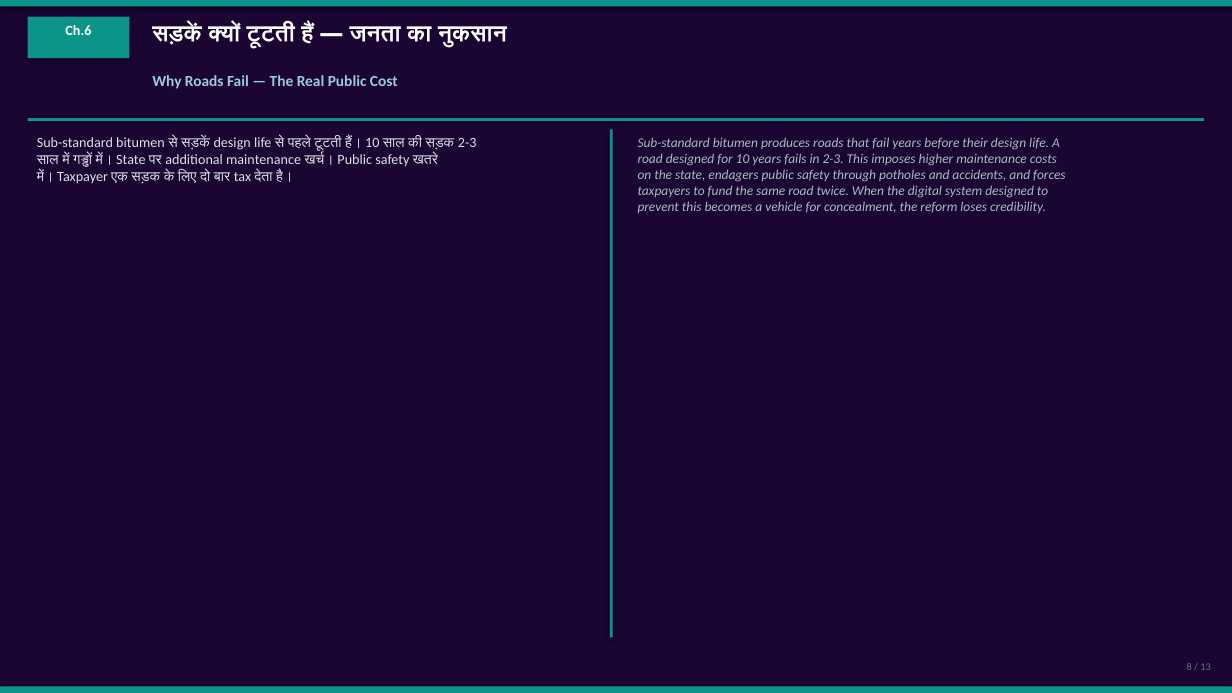
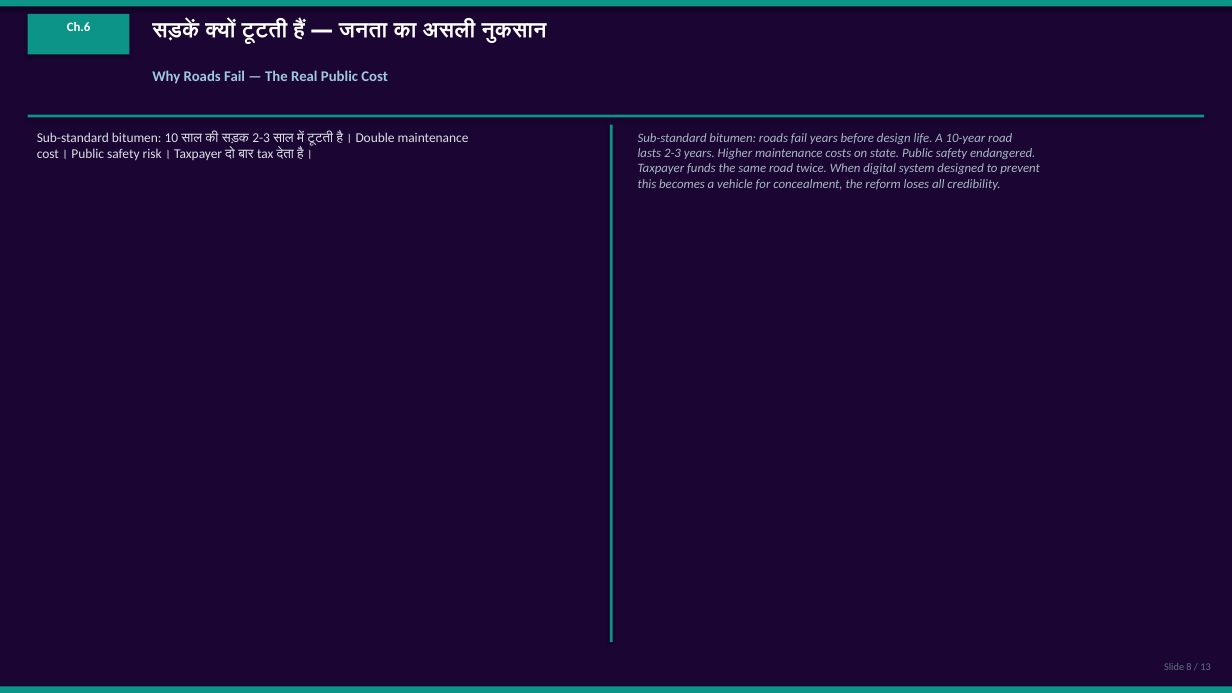
Before and after one commit to CRAJKUMARSINGH/News-Article-Elaborator, a slide deck: slide 8 of artifacts/rajasthan-ifms-crisis/PWD-eMB-Corruption-Investigation.pptx. Drawn at 1232x693 pixels with LibreOffice and Linux fonts; fonts in the diff are those of the drawing. Boxes give left, top, right and bottom in pixels: in the first picture for what was removed or moved away, otherwise in the second. Text is boxed around its words. In the diff, an @@ line names an element or a change of style, - is before the commit and + after.

Commit message:
Clean full regeneration — all exports rewritten from scratch
- Deleted old generate_exports.py + regen_emb.py approach
- New print_all.py: single clean script, all 14 chapters in IFMS
  article + 13 chapters in eMB article fully regenerated
- Cache cleared before run
- All 6 files rebuilt: DOCX 39KB, PDF 12KB, PPTX 59KB (IFMS)
  and DOCX 38KB, PDF 9KB, PPTX 52KB (eMB)
- PPTX now has improved cover, facts grid, chapter slides with
  Hindi/English two-column layout, and updated CTA closing slide
  with impunity architecture quote

```diff
--- a/artifacts/rajasthan-ifms-crisis/PWD-eMB-Corruption-Investigation.pptx
+++ b/artifacts/rajasthan-ifms-crisis/PWD-eMB-Corruption-Investigation.pptx
@@ text "Ch.6" at [67, 22, 91, 31]: size 11 to 10 pt @@
@@ text at [152, 20, 547, 44]: text changed; size 18 to 17 pt @@
-सड़कें क्यों टूटती हैं — जनता का नुकसान
+सड़कें क्यों टूटती हैं — जनता का असली नुकसान
@@ text "Why Roads Fail — The ..." at [152, 70, 388, 84]: size 12 to 11.5 pt @@
@@ rectangle: place and size @@
-rectangle at [28, 118, 1204, 121]
+rectangle at [28, 115, 1204, 117]
@@ text at [37, 132, 469, 160]: text changed; size 11 to 10.5 pt; text colour #DCE1E6 to #DAE0E6 @@
-Sub-standard bitumen से सड़कें design life से पहले टूटती हैं। 10 साल की सड़क 2-3
-साल में गड्ढों में। State पर additional maintenance खर्च। Public safety खतरे
-में। Taxpayer एक सड़क के लिए दो बार tax देता है।
+Sub-standard bitumen: 10 साल की सड़क 2-3 साल में टूटती है। Double maintenance
+cost। Public safety risk। Taxpayer दो बार tax देता है।
@@ rectangle: place and size @@
-rectangle at [610, 129, 613, 638]
+rectangle at [610, 125, 613, 642]
@@ text at [638, 133, 1040, 190]: text changed; size 10.5 to 10 pt; text colour #AAB9C3 to #A8B9C3 @@
-Sub-standard bitumen produces roads that fail years before their design life. A
-road designed for 10 years fails in 2-3. This imposes higher maintenance costs
-on the state, endagers public safety through potholes and accidents, and forces
-taxpayers to fund the same road twice. When the digital system designed to
-prevent this becomes a vehicle for concealment, the reform loses credibility.
+Sub-standard bitumen: roads fail years before design life. A 10-year road
+lasts 2-3 years. Higher maintenance costs on state. Public safety endangered.
+Taxpayer funds the same road twice. When digital system designed to prevent
+this becomes a vehicle for concealment, the reform loses all credibility.
@@ text at [1164, 663, 1210, 670]: text changed; text colour #64788C to #647382 @@
-8 / 13
+Slide 8 / 13
```
Also in this commit, not shown: 13 other slides changed, 6 other files.
